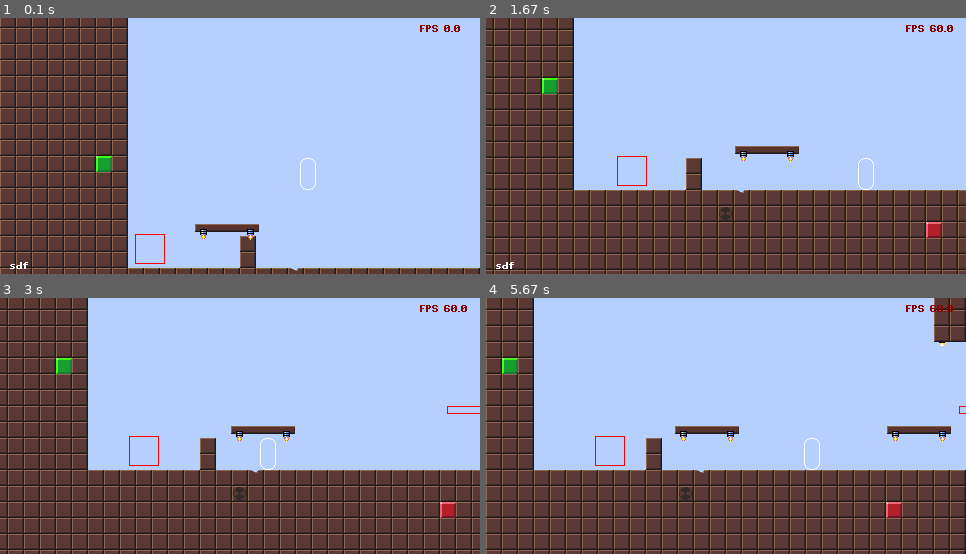
Above: before the commit, frames 1-4 (two rows, left to right).
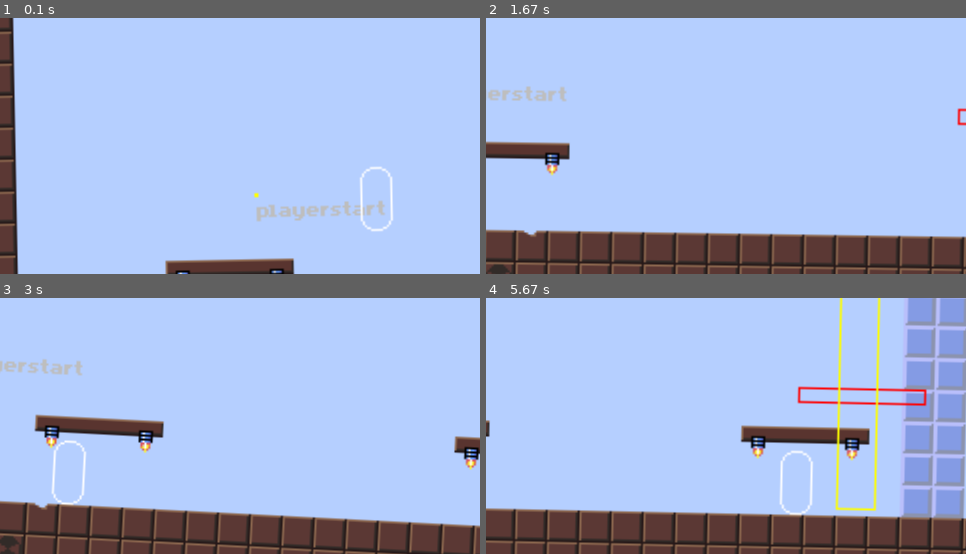
Above: after the commit, the same moments.

Repository: makabobo/SimplePygame
Game: pygame game, started from main.py
Same seed, same stepped clock (60 frames per second), same inputs: the game is played once before the commit and once after it.
Inputs:
- Up to frame 1 (0.1 s): no input
- Up to frame 2 (1.67 s): hold Right 0.33-0.8 s; hold Up 0.83-1.13 s; hold Right 1.17-1.63 s
- Up to frame 3 (3 s): hold Left 1.67-2.2 s; hold Down 2.23-2.53 s; hold Left 2.57-2.97 s
- Up to frame 4 (5.67 s): hold P 3.4-4.03 s; hold Right 3.4-4.03 s; hold Right 4.07-4.7 s; hold Down 4.73-5.1 s; hold Left 5.13-5.6 s; hold Right from 5.63 s (still down)

The runs differ from the first frame. In frame 1, 29% of the frame differs, in the area x 0-100%, y 0-100%; in frame 2, 39%; in frame 3, 39%; in frame 4, 44%.

Commit message:
Zwischenstand mit Rotation und Skalierung

Diff:
--- a/basecode.py
+++ b/basecode.py
@@ -14,13 +14,26 @@
 
 import ctypes
 
+logging.getLogger().setLevel("INFO")
+
 ctypes.windll.user32.SetProcessDPIAware()
 pygame.init()
+
+
+class Screen:
+    pass
 
 # Globals
 screen = pygame.display.set_mode((480, 256), pygame.SCALED | pygame.RESIZABLE, vsync=1)
 # screen = pygame.display.set_mode((480, 256), pygame.RESIZABLE, vsync=1)
-logging.getLogger().setLevel("INFO")
+
+draw_surface = pygame.Surface((480,256))
+screen_rotation_degree = 0.0
+screen_scale = 0.0
+screen_opacity = 1.0
+screen_background_color = pygame.Color("#000000")
+
+
 
 ## PIPRINT
 font = Font("mago3.ttf", 16, bold=False, italic=False)
@@ -35,20 +48,20 @@
 
 def piprint(text, x, y, color="white"):
     if (text, color) in print_map.keys():
-        screen.blit(print_map[(text, color)], (x, y))
+        draw_surface.blit(print_map[(text, color)], (x, y))
     else:
         s = font.render(text, False, color)
         print_map[(text, color)] = s
-        screen.blit(s, (x, y))
+        draw_surface.blit(s, (x, y))
 
 
 ## circ
 
-def circ(x, y, r, color=7, surface=screen):
+def circ(x, y, r, color=7, surface=draw_surface):
     pygame.draw.circle(surface, pico_colors[color % 16], (x, y), r, width=1)
 
 
-def circfill(x, y, r, color=7, surface=screen):
+def circfill(x, y, r, color=7, surface=draw_surface):
     pygame.draw.circle(surface, pico_colors[color % 16], (x, y), r, width=0)
 
 
@@ -161,7 +174,7 @@
     def draw(self):
         # piprint(surface, "TestScene2", (380+self.x, 10), "green")
         for i in range(len(self.stars)):
-            pygame.draw.circle(screen, "white", self.stars[i], 2, 2)
+            pygame.draw.circle(draw_surface, "white", self.stars[i], 2, 2)
 
 
 class Menu(Actor):
@@ -386,6 +399,8 @@
         self.last_collision_rects = []
 
     def load(self, filepath: str) -> None:
+        #global triggers
+
         """Lädt eine Tilemap im json-Format (Tiled)"""
         dirname = os.path.dirname(filepath)
         tilemap_json = json.load(open(filepath))
@@ -402,8 +417,6 @@
         self.tilesets = []
 
         self.last_collision_rects = []
-
-        # Demo Git-Kommentar
 
         # Tilesets einlesen
         for ts in tilemap_json["tilesets"]:
@@ -438,18 +451,15 @@
             #
             # Object - Layer
             #
-            # elif layer["type"] == "objectgroup":
-            #     for obj in layer["objects"]:
-            #         if obj["type"] == "POINT":
-            #             self.scene.add(PositionNode(scene, obj["name"], obj["x"], obj["y"]))
-            #         elif obj["type"] == "TRIGGER_RECT":
-            #             self.scene.add(TriggerRectNode(scene, obj["name"], pygame.Rect(obj["x"], obj["y"], obj["width"], obj["height"])))
-            #         elif obj["type"] == "CIRCLESAW":
-            #             self.scene.add(CircleSaw(scene, (obj["x"], obj["y"])))
-            #         else:
-            #             pass
-            #             #t = layer["type"]
-            #             #logging.warning(f'Unknown layer-Type: {layer["type"]}')
+            elif layer["type"] == "objectgroup":
+                for o in layer["objects"]:
+                    if o["type"] == "trigger_rect":
+                        triggers.append(TriggerRect(o["name"], o["x"],o["y"], o["width"], o["height"]))
+                        logging.info(f"TriggerRect '{o['name']}' hinzugefügt")
+                    if o["type"] == "trigger_point":
+                        triggers.append(TriggerPoint(o["name"], o["x"],o["y"]))
+                        logging.info(f"TriggerPoint '{o['name']}' hinzugefügt")
+
 
         logging.info(f"Tilemap {filepath} loaded successfully.")
         logging.info(f"Tilemap width={self.width} height={self.height}")
@@ -511,13 +521,13 @@
                 if tile_y < 0 or tile_y > (self.height - 1) or tile_x < 0 or tile_x > (self.width - 1):
                     # Grünes Gitter außerhalb der Map zeichnen (Debug)
                     if debug:
-                        pygame.draw.rect(screen, pygame.Color("green"),
+                        pygame.draw.rect(draw_surface, pygame.Color("green"),
                                          (int(draw_pos_x), int(draw_pos_y), self.tilewidth, self.tileheight), 1)
                 else:
                     if tile := self.mapdata[tile_y][tile_x]:
-                        screen.blit(tile.surface, (int(draw_pos_x), int(draw_pos_y)))
+                        draw_surface.blit(tile.surface, (int(draw_pos_x), int(draw_pos_y)))
                 if debug:
-                    pygame.draw.line(screen, "green", (draw_pos_x, draw_pos_y), (draw_pos_x, draw_pos_y))
+                    pygame.draw.line(draw_surface, "green", (draw_pos_x, draw_pos_y), (draw_pos_x, draw_pos_y))
 
 
 class Animation:
@@ -554,123 +564,64 @@
         surface.blit(self.images[0], pos)
 
 
-class Element2D:
-    def __init__(self, collision_rect):
-        self.r = collision_rect
-
-    def collides_with(self, other) -> bool:
-        pass
-
-    def stands_on(self, other) -> bool:
-        pass
-
-    def is_ground_for(self, other) -> bool:
-        pass
-
-    def h_move(self, vec) -> None:
-        # hard_move: moves by force, colliding elements were moved or squashed
-        pass
-
-    def s_move(self, vec) -> bool:
-        # soft_move: moves only if nothing blocks
-        pass
-
-    def tick(self):
-        pass
-
-    def draw(self):
-        pass
-
-
-class MovingBlock(Actor):
-    def __init__(self, x, y, w, h, xstart, xend):
-        super().__init__()
-        self.start_rect = pygame.Rect(x, y, w, h)
-        self.r = self.start_rect.copy()
-        self.direction = "RIGHT"
-        self.x_start = xstart
-        self.x_end = xend
-
-    def tick(self):
-        if self.direction == "RIGHT":
-            tr = self.r.move(1, 0)
-            if tr.x >= self.x_end:
-                self.direction = "LEFT"
-            for pe in physics_elements:
-                # Kollidierende Objekte verschieben
-                if pe.r.colliderect(tr):
-                    if not pe.move2(1, 0):
-                        pass  # Zerquetscht
-                # Darauf stehende Objekte verschieben
-                if not pe.r.colliderect(tr) and pe.r.move(0, 1).colliderect(tr):
-                    pe.move2(1, 0)
-            self.r = tr
-        else:
-            tr = self.r.move(-1, 0)
-            if tr.x <= self.x_start:
-                self.direction = "RIGHT"
-            for pe in physics_elements:
-                # Kollidierende Objekte verschieben
-                if pe.r.colliderect(tr):
-                    if not pe.move2(-1, 0):
-                        pass  # Zerquetscht
-                # Darauf stehende Objekte verschieben
-                if not pe.r.colliderect(tr) and pe.r.move(0, 1).colliderect(tr):
-                    pe.move2(-1, 0)
-            self.r = tr
-
-    def draw(self):
-        pygame.draw.rect(screen, "red", self.r.move(-camera.x, -camera.y), 1)
-        # screen.blit(self.img, self.r.move(-camera.x, -camera.y).topleft)
-
-
-class MovingPlatform(Actor):
-    def __init__(self, x, y, w, h, xstart, xend):
-        super().__init__()
-        self.img = pygame.image.load("img/moving_platform.png")
-        self.start_rect = pygame.Rect(x, y, w, h)
-        self.r = self.start_rect.copy()
-        self.direction = "RIGHT"
-        self.x_start = xstart
-        self.x_end = xend
-
-    def tick(self):
-        if self.direction == "RIGHT":
-            self.r.x += 1
-            if self.r.x >= self.x_end:
-                self.direction = "LEFT"
-            for pe in physics_elements:
-                if not pe.r.colliderect(self.r) and pe.r.move(0, 1).colliderect(self.r):
-                    # if pe.r.colliderect(self.r) or pe.r.move(0, 1).colliderect(self.r):
-                    # pe.r.move_ip(1, 0)
-                    pe.move2(1, 0)
-        else:
-            self.r.x -= 1
-            if self.r.x <= self.x_start:
-                self.direction = "RIGHT"
-            for pe in physics_elements:
-                if not pe.r.colliderect(self.r) and pe.r.move(0, 1).colliderect(self.r):
-                    # if pe.r.colliderect(self.r) or pe.r.move(0, 1).colliderect(self.r):
-                    # pe.r.move_ip(-1, 0)
-                    pe.move2(-1, 0)
-
-    def draw(self):
-        screen.blit(self.img, self.r.move(-camera.x, -camera.y).topleft)
-
-
-######################################################################
+################################################################################################
+# Trigger-Rect
+class TriggerRect(Actor):
+    def __init__(self, name, x, y, w, h):
+        self.name = name
+        self.r = pygame.Rect(x, y, w, h)
+
+    def draw(self):
+        pygame.draw.rect(draw_surface, "yellow", self.r.move(-camera.x, -camera.y), 1, 1)
+        piprint(self.name, self.r.x-camera.x+2, self.r.y-camera.y+2, "gray")
+
+class TriggerPoint(Actor):
+    def __init__(self, name, x, y):
+        self.name = name
+        self.p = [x,y]
+    def draw(self):
+        pygame.draw.circle(draw_surface, "yellow", (self.p[0] - camera.x, self.p[1] - camera.y), 1)
+        piprint(self.name, self.p[0]-camera.x, self.p[1]-camera.y, "gray")
+
+
+################################################################################################
 # Für Player-Sprites, Gegner, bewegliche Objekte
-class TilemapActor(Actor):
-    def __init__(self, x, y, w, h, tmap):
+class Node2D(Actor):
+    def __init__(self, x, y, w, h, tilemap):
         super().__init__()
         self.r = pygame.Rect(x, y, w, h)
-        self.tmap = tmap
+        self.tilemap = tilemap
         self.xa = 0.0  # Acceleration
         self.ya = 0.4
         self.xs = 0.0  # speed
         self.ys = 0.0
 
-    def move(self, xd, yd, ignore_stairs=False):
+    @property
+    def x(self):
+        return self.r.x
+
+    @property
+    def y(self):
+        return self.r.y
+
+    @property
+    def w(self):
+        return self.r.w
+
+    @property
+    def h(self):
+        return self.r.h
+
+    @property
+    def centerx(self):
+        return self.r.centerx
+
+    @property
+    def centery(self):
+        return self.r.centery
+
+
+    def smove(self, xd, yd, ignore_stairs=False):
         blocked = False
         if xd:
             if not self.move2(xd, 0):
@@ -689,41 +640,55 @@
         blocked = False
         if xd != 0 or yd != 0:
 
-            collision_rects = self.tmap.get_collision_tiles(tr, Tile.WALL)
+            collision_rects = []
+            if self.tilemap:
+                collision_rects = self.tilemap.get_collision_tiles(tr, Tile.WALL)
             collision_rects += ([w.r for w in moving_blocks if w.r.colliderect(tr)])
 
-            for wall_tile in collision_rects:
+            for collider in collision_rects:
 
                 blocked = True
                 # Kollision rechts?
                 if xd > 0:
-                    if tr.right > wall_tile.left:
-                        tr.right = wall_tile.left
+                    if tr.right > collider.left:
+                        tr.right = collider.left
                 # Kollision links?
                 if xd < 0:
-                    if tr.left < wall_tile.right:
-                        tr.left = wall_tile.right
+                    if tr.left < collider.right:
+                        tr.left = collider.right
                 # Kollision Boden?
                 if yd > 0:
-                    if tr.bottom > wall_tile.top:
-                        tr.bottom = wall_tile.top
+                    if tr.bottom > collider.top:
+                        tr.bottom = collider.top
                 # Kollision mit Decke?
                 if yd < 0:
-                    if tr.top < wall_tile.bottom:
-                        tr.top = wall_tile.bottom
+                    if tr.top < collider.bottom:
+                        tr.top = collider.bottom
             if yd > 0:
-                for stair_tile in self.tmap.get_collision_tiles(tr, Tile.STAIR) + [x.r for x in moving_platforms]:
+                for stair_tile in self.tilemap.get_collision_tiles(tr, Tile.STAIR) + [x.r for x in moving_platforms]:
                     # wenn mit treppe kollidiert und im letzten Frame vollständig oberhalb des Tiles war
                     if tr.colliderect(stair_tile) and tr.bottom - yd <= stair_tile.top:
                         tr.bottom = stair_tile.top
-
         self.r = tr
         return not blocked
+
+    def hmove(self, xd,yd ) -> None:
+        # hard_move: moves by force, colliding elements were moved or squashed
+        rect_dest = self.r.move(xd, yd)
+        for pe in physics_elements:
+            # Kollidierende Objekte verschieben
+            if pe.r.colliderect(rect_dest):
+                if not pe.move2(xd, yd):
+                    pass  # Zerquetscht
+            # Darauf stehende Objekte verschieben
+            if not pe.r.colliderect(rect_dest) and pe.r.move(0, 1).colliderect(rect_dest):
+                pe.move2(xd, yd)
+        self.r = rect_dest
 
     def on_floor(self):
         """ detects ground """
         tr = pygame.Rect(self.r.x, self.r.y + self.r.h, self.r.w, 1)
-        collision_rects = self.tmap.get_collision_tiles(tr, Tile.WALL)
+        collision_rects = self.tilemap.get_collision_tiles(tr, Tile.WALL)
         collision_rects += ([w.r for w in moving_platforms if w.r.colliderect(tr)])
         for tile_rect in collision_rects:
             tile_rect.h = 1
@@ -734,7 +699,7 @@
     def on_stair(self):
         """ detects ground """
         tr = pygame.Rect(self.r.x, self.r.y + self.r.h, self.r.w, 1)
-        collision_rects = self.tmap.get_collision_tiles(tr, Tile.STAIR)
+        collision_rects = self.tilemap.get_collision_tiles(tr, Tile.STAIR)
         collision_rects += ([w.r for w in moving_platforms if w.r.colliderect(tr)])
         collision_rects += ([w.r for w in moving_blocks if w.r.colliderect(tr)])
         for tile_rect in collision_rects:
@@ -744,20 +709,85 @@
         return False
 
     def tick(self):
+        # Schwerkraft simulieren
         if not self.on_floor():
             self.ys += self.ya
         if self.ys > 7.0:
             self.ys = 7.0
 
-        self.move(self.xs, self.ys)
+        self.smove(self.xs, self.ys)
 
     def draw(self):
         pass
 
-
-class Player(TilemapActor):
-    def __init__(self, tmap, x, y):
-        super().__init__(x, y, 16, 32, tmap)
+    def collides_with(self, other) -> bool:
+        return self.r.colliderect(other.r)
+
+    def stands_on(self, other) -> bool:
+        pass
+
+    def draw(self):
+        pass
+
+################################################################################################
+
+class MovingBlock(Node2D):
+    def __init__(self, x, y, w, h, map, xstart, xend):
+        super().__init__(x,y,w,h,map)
+        self.start_rect = pygame.Rect(x, y, w, h)
+        self.r = self.start_rect.copy()
+        self.direction = "RIGHT"
+        self.x_start = xstart
+        self.x_end = xend
+
+    def tick(self):
+        if self.direction == "RIGHT":
+            self.hmove(1,0)
+            if self.x >= self.x_end:
+                self.direction = "LEFT"
+        else:
+            self.hmove(-1,0)
+            if self.x <= self.x_start:
+                self.direction = "RIGHT"
+
+    def draw(self):
+        pygame.draw.rect(draw_surface, "red", self.r.move(-camera.x, -camera.y), 1)
+
+
+
+class MovingPlatform(Node2D):
+    def __init__(self, x, y, w, h, map, xstart, xend):
+        super().__init__(x,y,w,h,map)
+        self.img = pygame.image.load("img/moving_platform.png")
+        self.start_rect = pygame.Rect(x, y, w, h)
+        self.r = self.start_rect.copy()
+        self.direction = "RIGHT"
+        self.x_start = xstart
+        self.x_end = xend
+
+    def tick(self):
+        if self.direction == "RIGHT":
+            self.r.x += 1
+            if self.r.x >= self.x_end:
+                self.direction = "LEFT"
+            for pe in physics_elements:
+                if not pe.r.colliderect(self.r) and pe.r.move(0, 1).colliderect(self.r):
+                    pe.move2(1, 0)
+        else:
+            self.r.x -= 1
+            if self.r.x <= self.x_start:
+                self.direction = "RIGHT"
+            for pe in physics_elements:
+                if not pe.r.colliderect(self.r) and pe.r.move(0, 1).colliderect(self.r):
+                    pe.move2(-1, 0)
+
+    def draw(self):
+        draw_surface.blit(self.img, self.r.move(-camera.x, -camera.y).topleft)
+
+
+class Player(Node2D):
+    def __init__(self, tilemap, x, y):
+        super().__init__(x, y, 16, 32, tilemap)
 
     def tick(self):
         on_floor = self.on_floor()  # wird mehrmals benötigt
@@ -782,7 +812,7 @@
         super().tick()
 
     def draw(self):
-        pygame.draw.rect(screen, "white", self.r.move(-camera.x, -camera.y), 1, 7)
+        pygame.draw.rect(draw_surface, "white", self.r.move(-camera.x, -camera.y), 1, 7)
 
 
 db_rects = []
@@ -790,7 +820,7 @@
 
 def draw_debug():
     for r in db_rects:
-        pygame.draw.rect(screen, "red", r.move(-camera.x, -camera.y), 1)
+        pygame.draw.rect(draw_surface, "red", r.smove(-camera.x, -camera.y), 1)
     db_rects.clear()
 
 
@@ -805,6 +835,8 @@
 moving_platforms = []
 moving_blocks = []
 physics_elements = []
+triggers = []
+
 # main_scene
 # tilemap
 # sprite_groups
--- a/img/Test-Tileset.json
+++ b/img/Test-Tileset.json
@@ -107,8 +107,7 @@
                  "duration":100,
                  "tileid":11
                 }],
-         "id":43,
-         "type":"WALL"
+         "id":43
         },
         {
          "animation":[
--- a/img/test_map.json
+++ b/img/test_map.json
@@ -107,8 +107,6 @@
          "height":100,
          "id":1,
          "name":"Kachelebene 1",
-         "offsetx":-32,
-         "offsety":-3.33333333333331,
          "opacity":1,
          "type":"tilelayer",
          "visible":true,
@@ -122,27 +120,16 @@
          "name":"Objektebene 1",
          "objects":[
                 {
-                 "height":61,
-                 "id":60,
-                 "name":"door_trigger",
-                 "rotation":0,
-                 "type":"",
-                 "visible":true,
-                 "width":28.6666666666667,
-                 "x":768.666666666667,
-                 "y":238.333333333333
-                },
-                {
                  "height":0,
                  "id":71,
-                 "name":"player_start",
+                 "name":"playerstart",
                  "point":true,
                  "rotation":0,
-                 "type":"",
+                 "type":"trigger_point",
                  "visible":true,
                  "width":0,
-                 "x":283.333333333333,
-                 "y":190
+                 "x":248,
+                 "y":228
                 },
                 {
                  "gid":164,
@@ -150,23 +137,33 @@
                  "id":78,
                  "name":"mp1",
                  "rotation":0,
-                 "type":"moving-platform",
+                 "type":"moving_platform",
                  "visible":true,
                  "width":64,
-                 "x":348,
-                 "y":258.333333333333
+                 "x":345.333333333333,
+                 "y":253.666666666666
                 },
                 {
-                 "gid":168,
-                 "height":64,
-                 "id":83,
-                 "name":"mv1",
+                 "height":11,
+                 "id":60,
+                 "name":"acid_bath",
                  "rotation":0,
-                 "type":"moving-block",
+                 "type":"trigger_rect",
                  "visible":true,
-                 "width":40.6666666666667,
-                 "x":144,
-                 "y":256
+                 "width":41.3333333333334,
+                 "x":914.666666666667,
+                 "y":306.333333333333
+                },
+                {
+                 "height":123.6667,
+                 "id":86,
+                 "name":"eingang",
+                 "rotation":0,
+                 "type":"trigger_rect",
+                 "visible":true,
+                 "width":20.6666333333334,
+                 "x":528.666683333333,
+                 "y":178.833316666667
                 }],
          "opacity":1,
          "type":"objectgroup",
@@ -175,7 +172,7 @@
          "y":0
         }],
  "nextlayerid":4,
- "nextobjectid":84,
+ "nextobjectid":87,
  "orientation":"orthogonal",
  "renderorder":"right-down",
  "tiledversion":"1.8.4",
--- a/main.py
+++ b/main.py
@@ -7,55 +7,65 @@
 clock = pygame.time.Clock()
 
 
+
 map = Tilemap()
 map.load("./img/test_map.json")
-
 
 player = Player(map, 300, 190)
 physics_elements.append(player)
 
-moving_platforms.append(MovingPlatform(190, 260, 64, 8, 190, 320))
-moving_blocks.append(MovingBlock(130, 270, 30, 30, 130, 200))
+moving_platforms.append(MovingPlatform(190, 260, 64, 8, map, 190, 320))
+moving_blocks.append(MovingBlock(130, 270, 30, 30, map, 130, 200))
 
-
-
-moving_platforms.append(MovingPlatform(480, 260, 64, 8, 480, 650))
-moving_blocks.append(MovingBlock(650, 240, 64, 8, 480, 600))
-
-
+moving_platforms.append(MovingPlatform(480, 260, 64, 8, map, 480, 650))
+moving_blocks.append(MovingBlock(650, 240, 64, 8, map, 480, 600))
 
 camera.follow(player)
 
 debug = True
+degree = 0
 
 while 1:
     for event in pygame.event.get():
         if event.type == pygame.QUIT or (event.type == pygame.KEYDOWN and event.key==pygame.K_q):
             sys.exit()
+        if event.type == pygame.KEYDOWN and event.key==pygame.K_p:
+            degree += 2
+        if event.type == pygame.KEYDOWN and event.key == pygame.K_o:
+            degree -= 2
+
     # Tick ###########
     controller.tick()
     map.tick()
     for mp in moving_platforms+moving_blocks:
         mp.tick()
+    for t in triggers:
+        t.tick()
     player.tick()
     camera.tick()
 
     # Draw ###########
-    screen.fill(map.backgroundcolor)
+    draw_surface.fill(map.backgroundcolor)
     map.draw()
     for scene in moving_platforms+moving_blocks:
         scene.draw()
+
+    for t in triggers:
+        t.draw()
+
     player.draw()
 
     if debug:
         draw_debug()
 
-    piprint(message, 10, 240)
-    messagecounter += 1
-    if messagecounter >= 100:
-        messagecounter = 0
-        message = ""
+
+    degree+=0.03
+    rot = sin(degree)*3
 
     piprint(f"FPS {clock.get_fps():>3.1f}", 420,3, "darkred")
-    clock.tick_busy_loop(60)
+    piprint(f"Degree: {rot:3.1f}", 10, 10)
+    sf = pygame.transform.rotozoom(draw_surface, rot, 2.0)
+    screen.blit(sf,(-((sf.get_width()-480)/2),-((sf.get_height()-256)/2)))
+
     pygame.display.flip()
+    clock.tick_busy_loop(160)
--- a/spielwiese.py
+++ b/spielwiese.py
@@ -2,7 +2,21 @@
 
 
 
-class Point:
-    def __init__(self, x, y):
-        self.x = x
-        self.y = y
+class Collider:
+    def collide(self, a):
+        print(f"collide {a}")
+
+class Node2D:
+    def get_rect(self):
+        print("get_rect")
+
+
+
+class MC(Collider, Node2D):
+    def __init__(self):
+        pass
+
+
+m = MC()
+m.get_rect()
+m.collide(1)
Not shown, changed: img/asesprite/Level-Design Concept.aseprite
